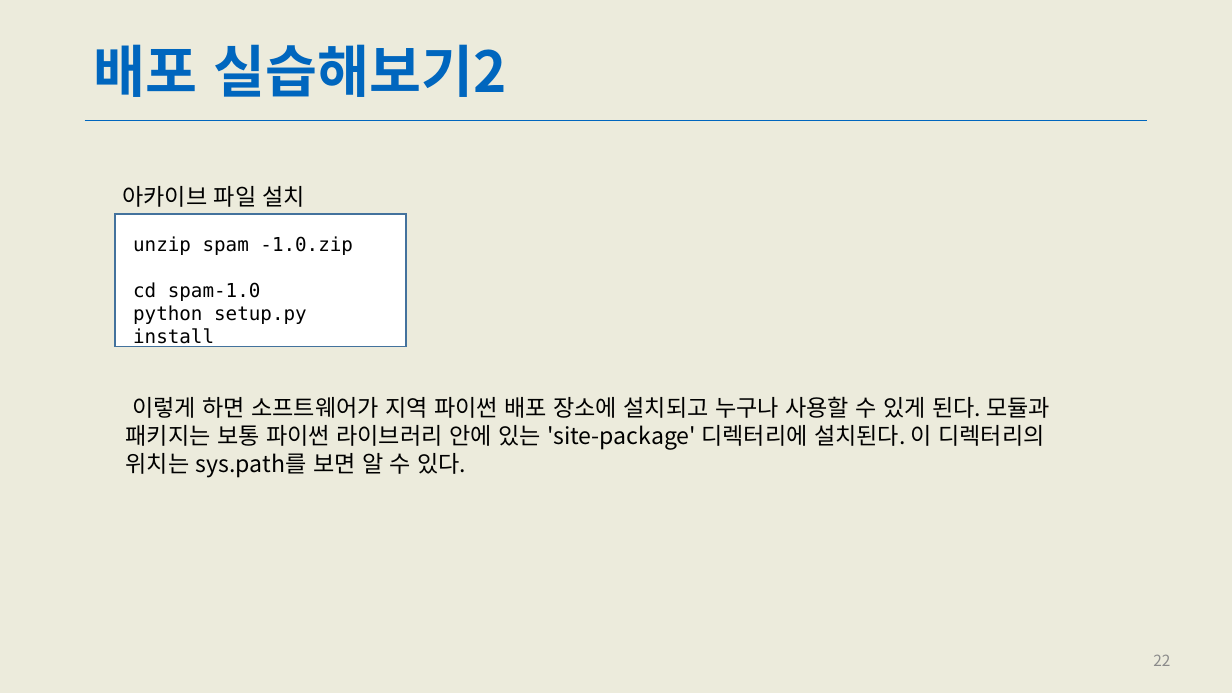
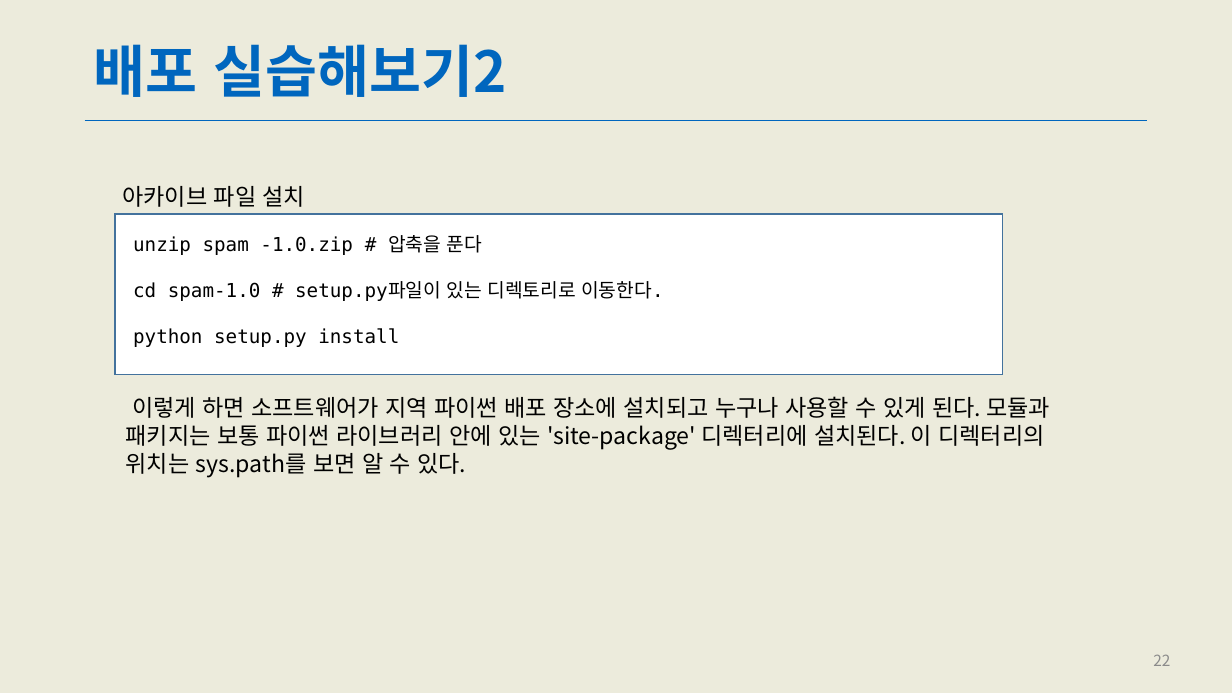
Before and after one commit to kai1945/PythonBasicStudy, a slide deck: slide 22 of PPT/ch8 모듈 패키지 배포.pptx. Drawn at 1232x693 pixels with LibreOffice and Linux fonts; fonts in the diff are those of the drawing. Boxes give left, top, right and bottom in pixels: in the first picture for what was removed or moved away, otherwise in the second. Text is boxed around its words. In the diff, an @@ line names an element or a change of style, - is before the commit and + after.

Commit message:
a1

```diff
--- a/PPT/ch8 모듈 패키지 배포.pptx
+++ b/PPT/ch8 모듈 패키지 배포.pptx
@@ rectangle "unzip spam -1.0.zip # 압축을 ...": place and size @@
-rectangle "unzip spam -1.0.zip # 압축을 ..." at box(115, 214, 406, 347)
+rectangle "unzip spam -1.0.zip # 압축을 ..." at box(115, 214, 1003, 375)
@@ text in rectangle at box(133, 235, 664, 301): text changed @@
-unzip spam -1.0.zip
-cd spam-1.0
+unzip spam -1.0.zip # 압축을 푼다
+cd spam-1.0 # setup.py파일이 있는 디렉토리로 이동한다.
```
Also in this commit, not shown: 1 other slide changed.
